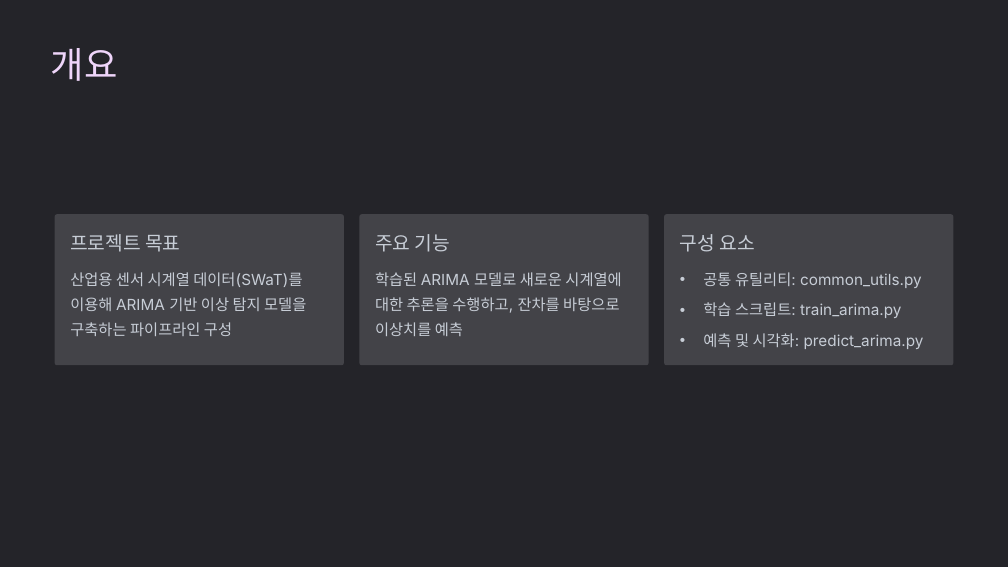
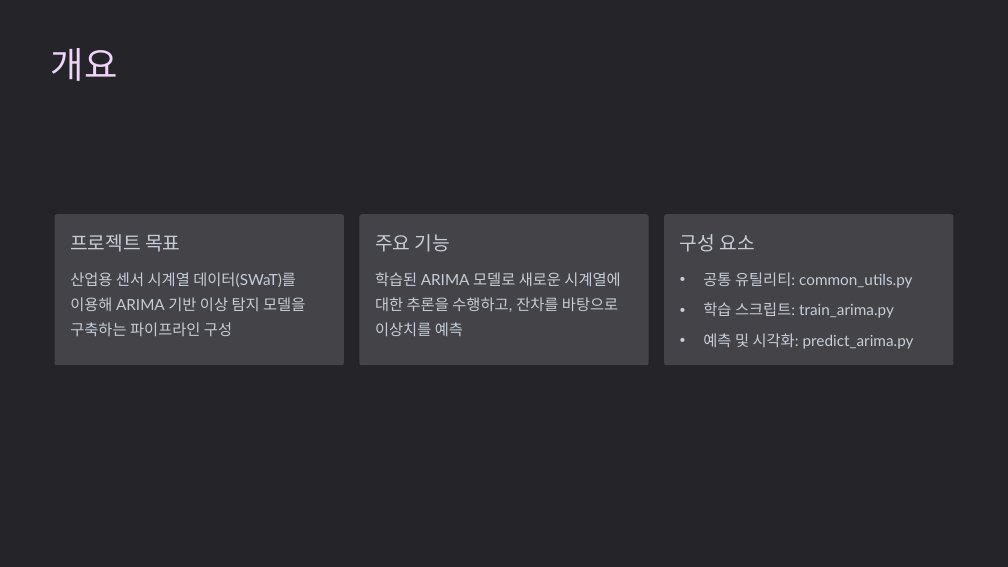
Before and after one commit to dhkeum9886/kmu-deeplearning, a slide deck: slide 3 of 과제/딥러닝특론_8주차과제_K2025029_금동환.pptx. Drawn at 1008x567 pixels with LibreOffice and Linux fonts; fonts in the diff are those of the drawing; background and template pictures are left out. Boxes give left, top, right and bottom in pixels: in the first picture for what was removed or moved away, otherwise in the second. Text is boxed around its words. In the diff, an @@ line names an element or a change of style, - is before the commit and + after.

```diff
--- a/과제/딥러닝특론_8주차과제_K2025029_금동환.pptx
+++ b/과제/딥러닝특론_8주차과제_K2025029_금동환.pptx
@@ font Inter to Lato in 5 elements at <box>70,272,305,336</box>, <box>375,272,620,336</box>, <box>703,272,912,288</box>, <box>703,302,894,318</box>, <box>703,333,914,349</box> @@
```
Also in this commit, not shown: 9 other slides changed, 1 slide added.
